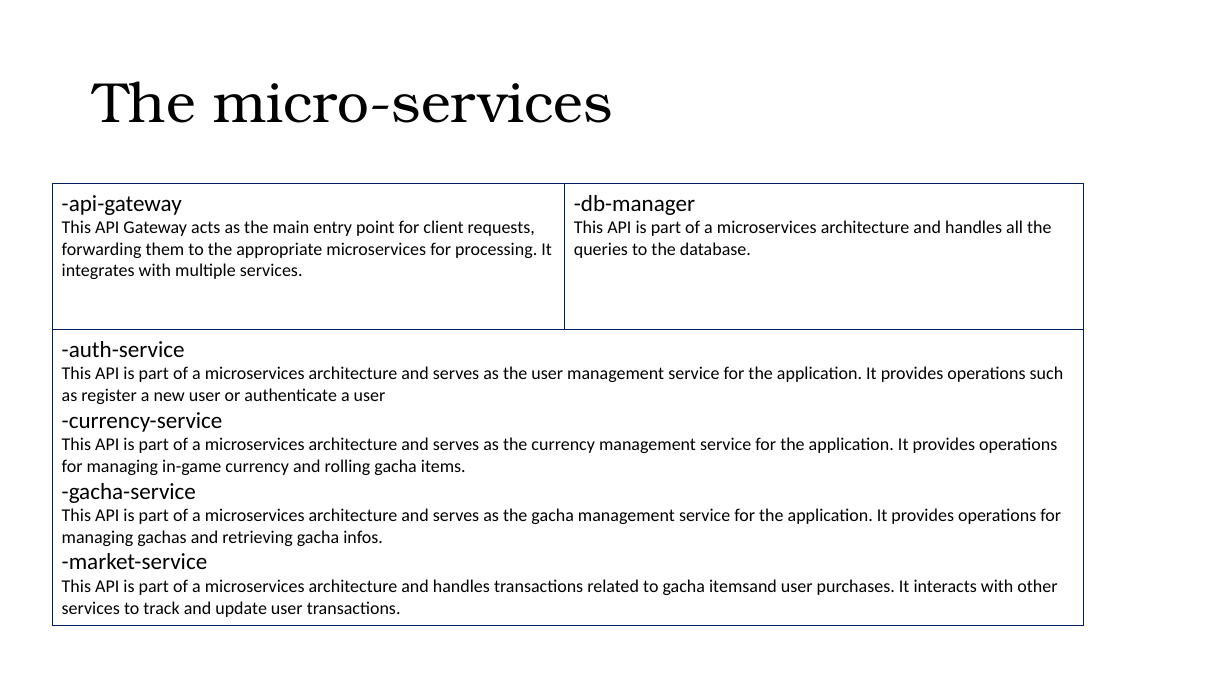
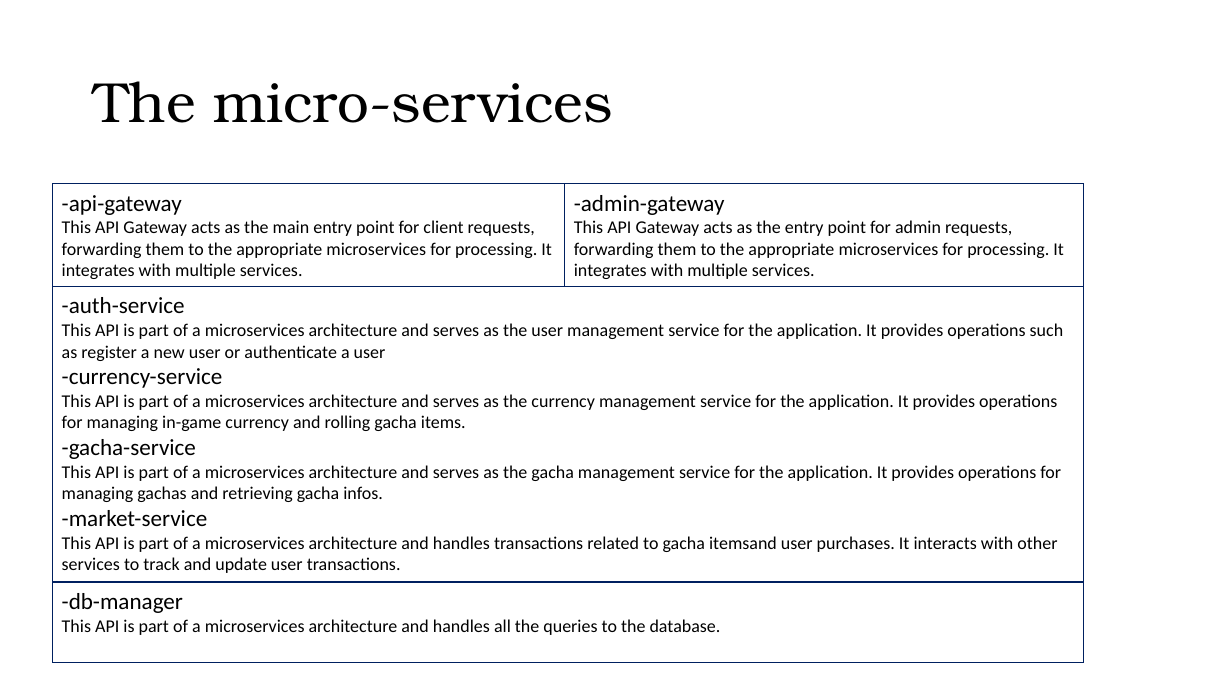
Before and after one commit to ardiz99/TBAse, a slide deck: slide 7 of doc/Gacha Collection.pptx (slide 8 before the commit). Drawn at 1232x693 pixels with LibreOffice and Linux fonts; fonts in the diff are those of the drawing. Boxes give left, top, right and bottom in pixels: in the first picture for what was removed or moved away, otherwise in the second. Text is boxed around its words. In the diff, an @@ line names an element or a change of style, - is before the commit and + after.

```diff
--- a/doc/Gacha Collection.pptx
+++ b/doc/Gacha Collection.pptx
@@ rectangle "-api-gateway This API Gateway acts ...": place and size @@
-rectangle "-api-gateway This API Gateway acts ..." at bbox=[53, 184, 565, 330]
+rectangle "-api-gateway This API Gateway acts ..." at bbox=[53, 184, 565, 287]
@@ rectangle "-admin-gateway": place and size @@
-rectangle "-admin-gateway" at bbox=[565, 184, 1083, 330]
+rectangle "-admin-gateway" at bbox=[565, 184, 1083, 287]
@@ text in rectangle at bbox=[574, 195, 1064, 279]: text changed @@
--db-manager
-This API is part of a microservices architecture and handles all the queries to the database.
+-admin-gateway
+This API Gateway acts as the entry point for admin requests, forwarding them to the appropriate microservices for processing. It integrates with multiple services.
@@ rectangle "-auth-service This API is part ...": place and size @@
-rectangle "-auth-service This API is part ..." at bbox=[53, 330, 1083, 626]
+rectangle "-auth-service This API is part ..." at bbox=[53, 287, 1083, 582]
@@ rectangle added at bbox=[53, 582, 1083, 664], outline #002060 0.75 pt, 14 pt, text #000000 @@
+-db-manager
+This API is part of a microservices architecture and handles all the queries to the database.
```
Also in this commit, not shown: 4 other slides changed, 14 slides added, 3 slides removed, 3 other files.
